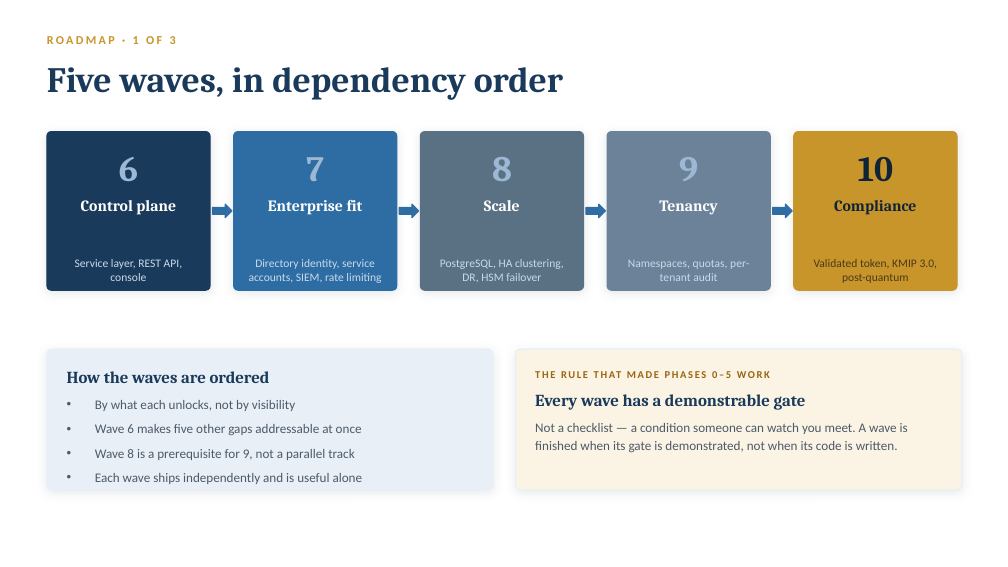
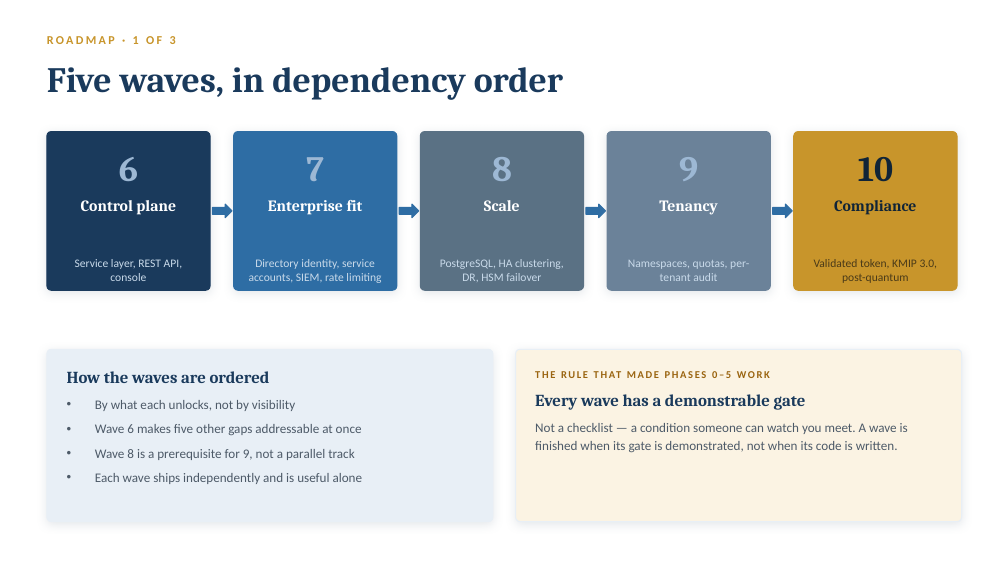
Before and after one commit to Gaillotte/Noida, a slide deck: slide 13 of KMIP_PKCS11_Overview_Deck.pptx. Drawn at 1008x567 pixels with LibreOffice and Linux fonts; fonts in the diff are those of the drawing. Boxes give left, top, right and bottom in pixels: in the first picture for what was removed or moved away, otherwise in the second. Text is boxed around its words. In the diff, an @@ line names an element or a change of style, - is before the commit and + after.

```diff
--- a/KMIP_PKCS11_Overview_Deck.pptx
+++ b/KMIP_PKCS11_Overview_Deck.pptx
@@ rounded rectangle: place and size @@
-rounded rectangle at (47,349,493,490)
+rounded rectangle at (47,349,493,522)
@@ rounded rectangle at (47,349,493,522): proportions changed @@
@@ rounded rectangle at (516,349,962,522): proportions changed @@
@@ rounded rectangle: place and size @@
-rounded rectangle at (516,349,962,490)
+rounded rectangle at (516,349,962,522)
```
Also in this commit, not shown: 3 other slides changed, 5 other files.
